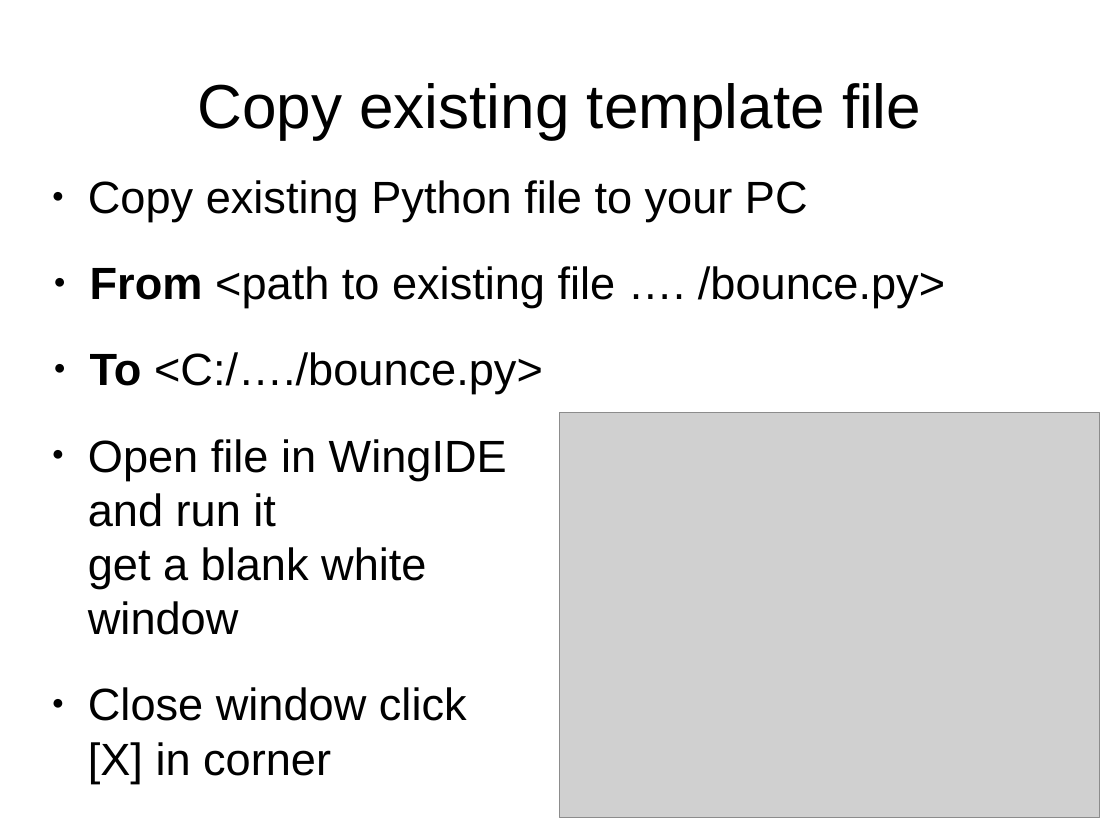
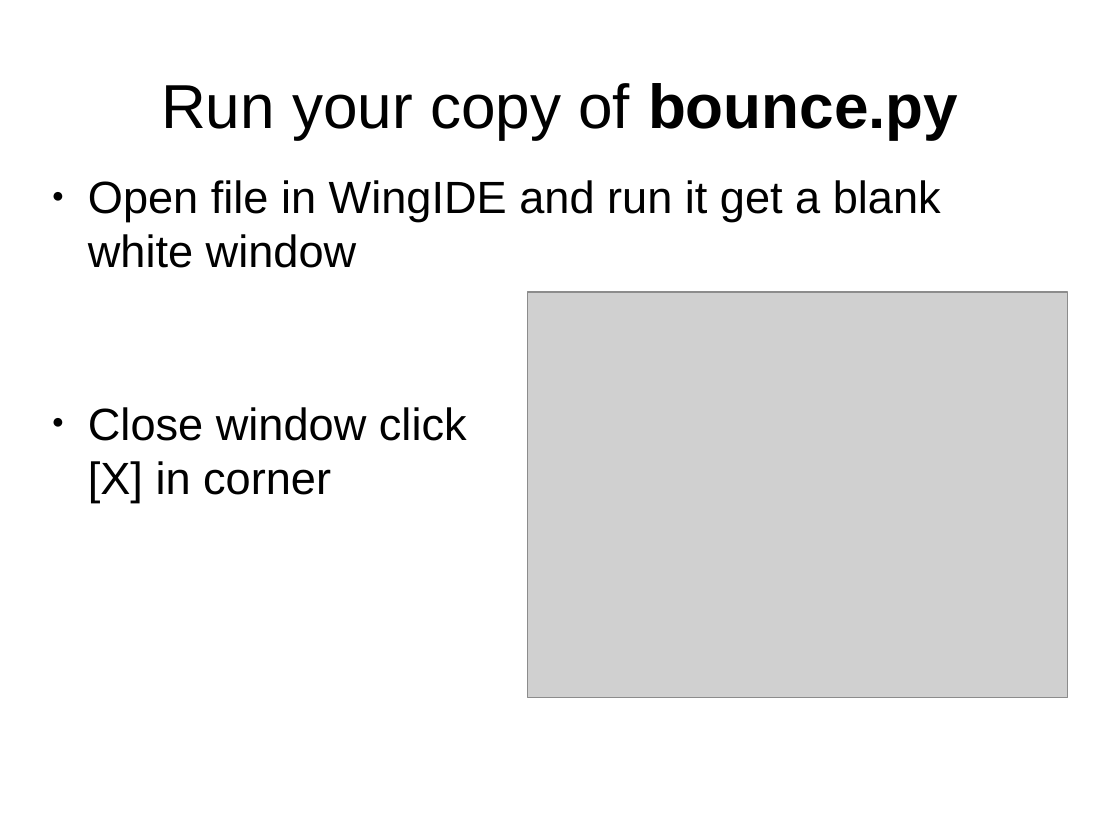
Before and after one commit to timzhood/python-rock, a slide deck: slide 6 of docs/bouncing_rectangle.odp (slide 5 before the commit). Drawn at 1120x840 pixels with LibreOffice and Linux fonts; fonts in the diff are those of the drawing; grey boxes stand for pictures. Boxes give left, top, right and bottom in pixels: in the first picture for what was removed or moved away, otherwise in the second. Text is boxed around its words. In the diff, an @@ line names an element or a change of style, - is before the commit and + after.

```diff
--- a/docs/bouncing_rectangle.odp
+++ b/docs/bouncing_rectangle.odp
@@ text at (x1=161, y1=83, x2=958, y2=139): text changed @@
-Copy existing template file
+Run your copy of bounce.py
@@ text at (x1=88, y1=180, x2=945, y2=394): paragraphs removed @@
-● Copy existing Python file to your PC
-● From <path to existing file …. /bounce.py>
-● To <C:/…./bounce.py>
@@ picture moved from (x1=560, y1=413, x2=1101, y2=818) to (x1=527, y1=292, x2=1068, y2=697) @@
```
Also in this commit, not shown: 5 other slides changed, 8 slides added, 4 other files.
